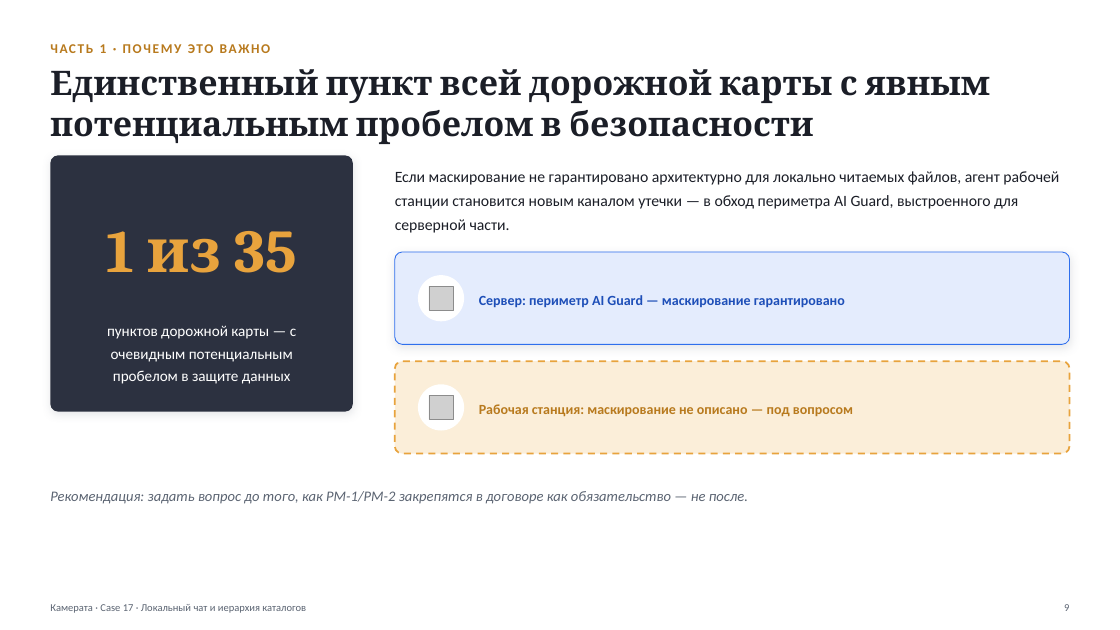
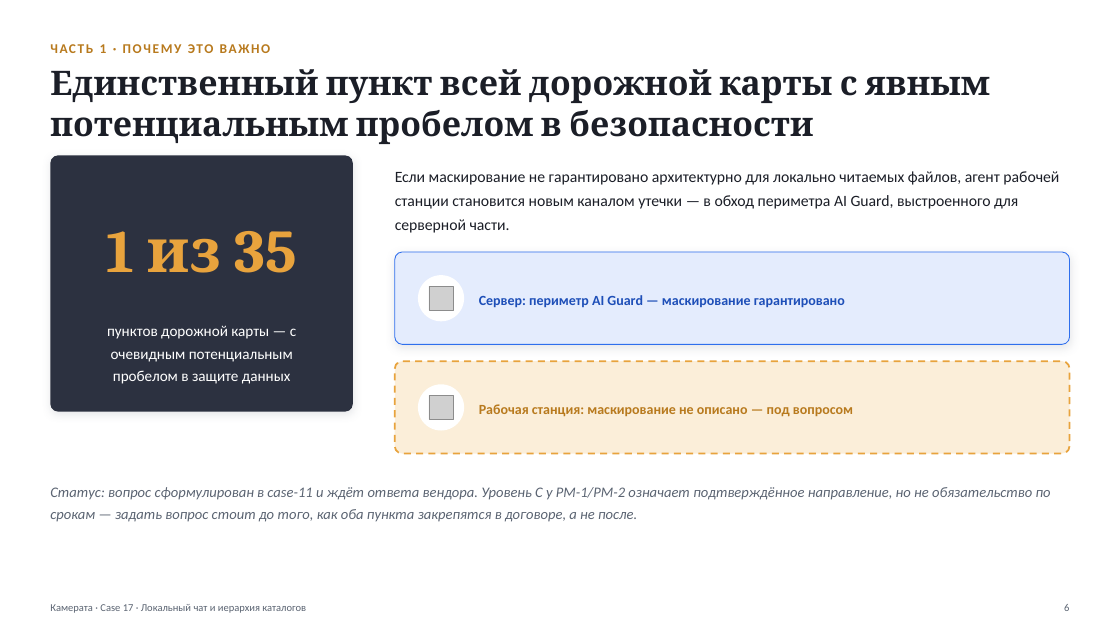
Before and after one commit to vladilslavandrosov-prog/job-RAG, a slide deck: slide 6 of docs/presentations/case-17-lokalny-chat-i-ierarhiya-katalogov.pptx (slide 9 before the commit). Drawn at 1120x630 pixels with LibreOffice and Linux fonts; fonts in the diff are those of the drawing; grey boxes stand for pictures. Boxes give left, top, right and bottom in pixels: in the first picture for what was removed or moved away, otherwise in the second. Text is boxed around its words. In the diff, an @@ line names an element or a change of style, - is before the commit and + after.

```diff
--- a/docs/presentations/case-17-lokalny-chat-i-ierarhiya-katalogov.pptx
+++ b/docs/presentations/case-17-lokalny-chat-i-ierarhiya-katalogov.pptx
@@ text at (50,487,1051,522): text changed @@
-Рекомендация: задать вопрос до того, как РМ-1/РМ-2 закрепятся в договоре как обязательство — не после.
+Статус: вопрос сформулирован в case-11 и ждёт ответа вендора. Уровень C у РМ-1/РМ-2 означает подтверждённое направление, но не обязательство по срокам — задать вопрос стоит до того, как оба пункта закрепятся в договоре, а не после.
@@ text at (1064,604,1069,611): text changed @@
-9
+6
```
Also in this commit, not shown: 13 other slides changed, 1 slide added, 4 slides removed.
